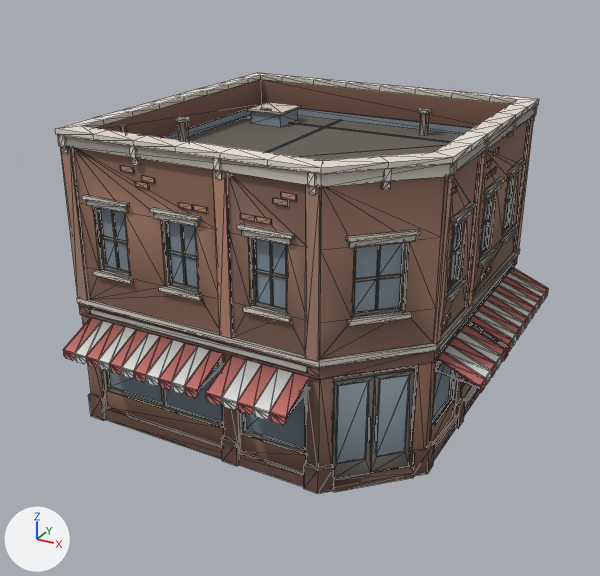
Before and after pictures for a commit that changed the glTF model src/client/assets/props/nyc/cornershop.glb.
Both versions are drawn from a 50 mm lens placed at (8.29, -16.16, 10.91), pointed at (-0.01, -1.07, 3.37). Arrows for +X, +Y and +Z are at lower left; the lights stay in place. The picture after the commit comes second. Mesh edges are drawn as thin lines. Vertices at exactly the same position are counted once.

Script lines for the objects in view, before the commit:
```python
me_cornershop = bpy.data.meshes.new('cornershop')
me_cornershop.from_pydata(...)  # 2326 vertices, 2909 faces; spans x -4.43..4.43, y -4.43..4.43, z 0.0..7.0
me_cornershop.materials.append(mat_kit)
ob_cornershop = bpy.data.objects.new('cornershop', me_cornershop)
ob_cornershop.location = (0.0, 0.0, 0.0)
```
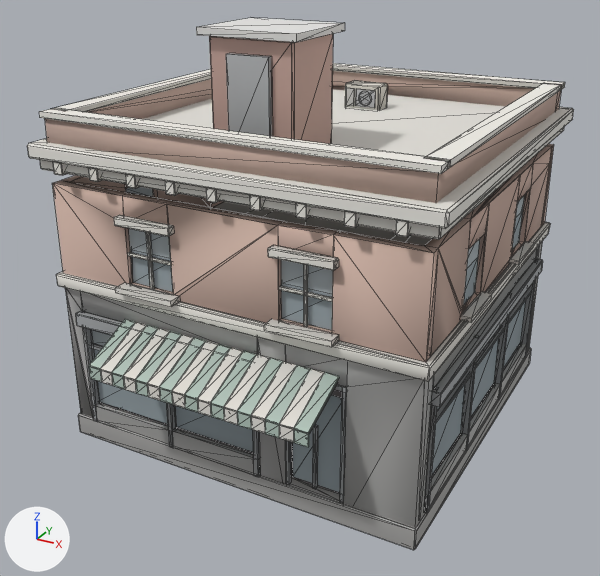
What the commit changed:
me_cornershop is used by ob_cornershop; location (0.0, 0.0, 0.0).
me_cornershop had 2326 vertices, 2909 faces and spanned x -4.43..4.43, y -4.43..4.43, z 0.0..7.0.
me_cornershop now has 1780 vertices, 3060 faces and spans x -4.43..4.43, y -5.33..4.43, z 0.0..9.16.
me_cornershop part 1: a new loose piece, a box spanning x -4.18..4.18, y 3.77..4.18, z 7.37..7.49, in mat_kit.
me_cornershop part 2: a new loose piece, a box spanning x -4.18..-3.77, y -3.88..3.88, z 7.37..7.49, in mat_kit.
me_cornershop part 3: a new loose piece, a box spanning x 3.77..4.18, y -3.88..3.88, z 7.37..7.49, in mat_kit.
me_cornershop part 4: a new loose piece, a box spanning x -1.05..1.05, y -3.13..-1.23, z 9.02..9.16, in mat_kit.
me_cornershop part 5: a new loose piece, a box spanning x 3.885..3.925, y -3.625..3.625, z 0.47..3.22, in mat_kit.
me_cornershop part 6: a new loose piece, a box spanning x 4.05..4.17, y 1.23..3.61, z 0.47..0.89, in mat_kit.
me_cornershop part 7: a new loose piece, a box spanning x 4.025..4.185, y 3.505..3.605, z 0.47..3.22, in mat_kit.
me_cornershop part 8: a new loose piece, a box spanning x 4.035..4.135, y -3.575..3.575, z 2.355..2.425, in mat_kit.
me_cornershop part 9: a new loose piece, a box spanning x 4.105..4.325, y -2.287..-0.988, z 4.035..4.135, in mat_kit.
me_cornershop part 10: a new loose piece, a box spanning x 4.105..4.325, y 0.988..2.287, z 4.035..4.135, in mat_kit.
me_cornershop part 11: a new loose piece, a box spanning x 4.025..4.185, y -3.605..-3.505, z 0.47..3.22, in mat_kit.
me_cornershop part 12: a new loose piece, a box spanning x 4.03..4.18, y -1.26..-1.16, z 0.47..3.22, in mat_kit.
me_cornershop part 13: a new loose piece, a box spanning x 4.03..4.18, y 1.16..1.26, z 0.47..3.22, in mat_kit.
me_cornershop part 14: a new loose piece, a box spanning x -4.18..4.18, y -4.18..-3.77, z 7.37..7.49, in mat_kit.
me_cornershop part 15: a new loose piece, a box spanning x 4.04..4.16, y -3.61..-1.23, z 0.47..0.89, in mat_kit.
me_cornershop part 16: a new loose piece, a box spanning x 4.05..4.16, y -1.19..1.19, z 0.47..0.89, in mat_kit.
me_cornershop part 17: the loose piece of 1014 vertices spanning x -4.43..3.58, y -3.58..4.43, z 0.0..7.0 is rebuilt with 575 vertices and now spans x -4.25..4.26, y -4.26..4.25, z 0.01..6.03.
me_cornershop part 18: 124 loose pieces with 1312 vertices, spanning x -4.36..4.43, y -4.43..4.4, z 0.0..6.9, are deleted.
me_cornershop part 19: 965 vertices added at x -4.43..4.43, y -5.33..4.43, z 0.0..9.02.
Other edits to the shape of me_cornershop do not show in these pictures.

Changed parts and their boxes (x1, y1, x2, y2) in the pictures (600 x 576 px):
'cornershop', reshaped (11% wider, 27% taller): before (55, 73, 548, 493); after (27, 18, 574, 550)
part 1 of me_cornershop, added: after (332, 63, 565, 90)
part 2 of me_cornershop, added: after (52, 69, 211, 112)
part 3 of me_cornershop, added: after (425, 83, 562, 169)
part 4 of me_cornershop, added: after (196, 18, 345, 42)
part 5 of me_cornershop, added (mostly hidden): after (432, 341, 517, 478)
part 6 of me_cornershop, added: after (500, 344, 526, 396)
part 7 of me_cornershop, added: after (521, 260, 536, 358)
part 8 of me_cornershop, added: after (436, 290, 531, 423)
part 9 of me_cornershop, added: after (461, 291, 492, 323)
part 10 of me_cornershop, added: after (509, 241, 534, 265)
part 11 of me_cornershop, added: after (424, 387, 438, 513)
part 12 of me_cornershop, added: after (461, 335, 478, 452)
part 13 of me_cornershop, added: after (494, 293, 511, 400)
part 14 of me_cornershop, added: after (39, 109, 450, 174)
part 15 of me_cornershop, added: after (424, 434, 467, 510)
part 16 of me_cornershop, added: after (468, 384, 500, 446)
part 17 of me_cornershop, rebuilt: before (55, 73, 539, 493); after (52, 144, 554, 527)
part 18 of me_cornershop, deleted: before (59, 102, 548, 479)
part 19 of me_cornershop, added: after (27, 34, 574, 550)
